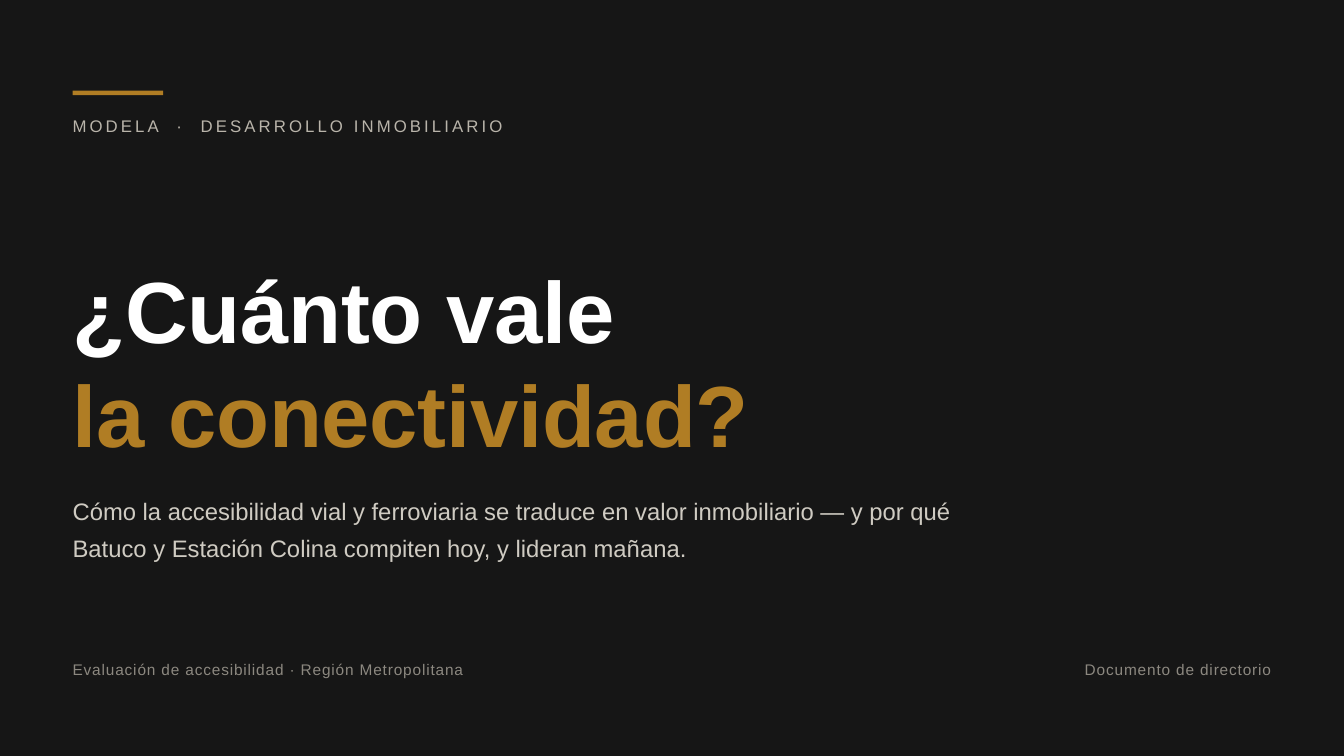
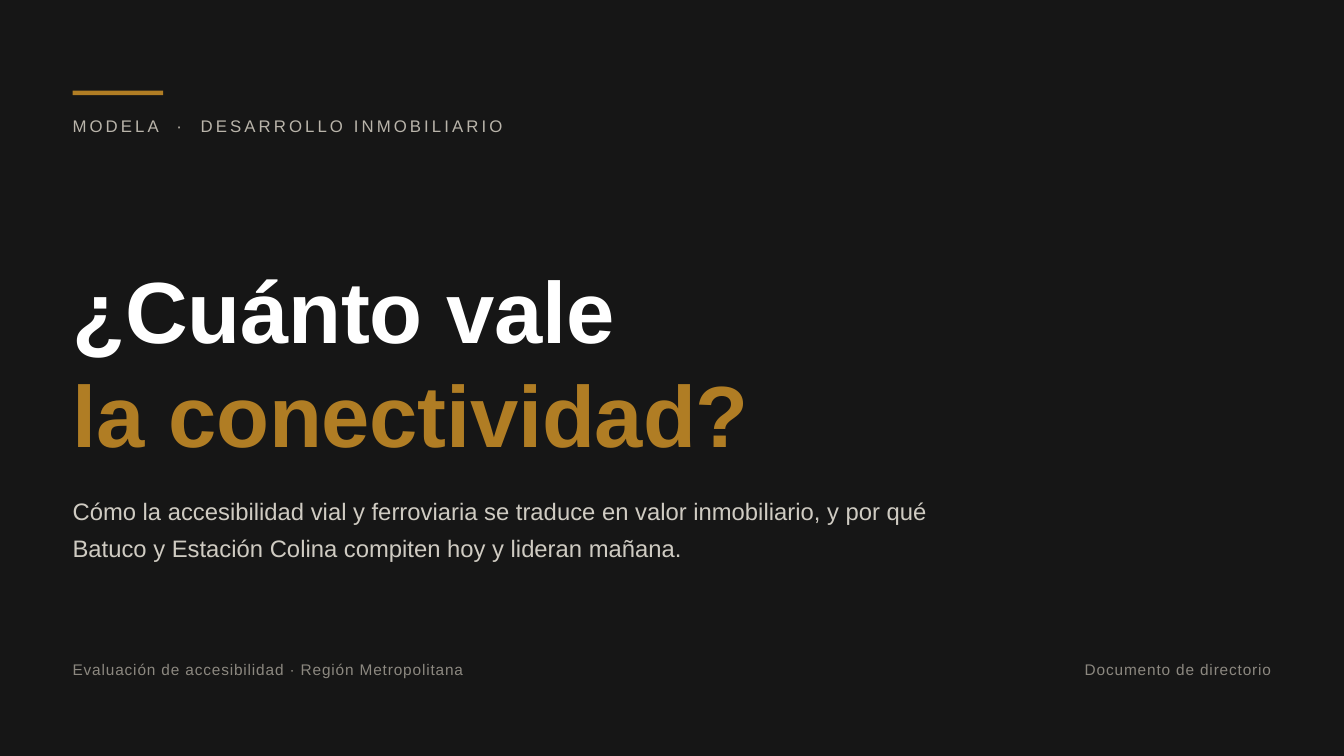
Before and after one commit to modela-simulador/modela-simulador, a slide deck: slide 1 of public/conectividad/Conectividad-Modela.pptx. Drawn at 1344x756 pixels with LibreOffice and Linux fonts; fonts in the diff are those of the drawing. Boxes give left, top, right and bottom in pixels: in the first picture for what was removed or moved away, otherwise in the second. Text is boxed around its words. In the diff, an @@ line names an element or a change of style, - is before the commit and + after.

```diff
--- a/public/conectividad/Conectividad-Modela.pptx
+++ b/public/conectividad/Conectividad-Modela.pptx
@@ text at [73,502,927,562]: text changed @@
-Cómo la accesibilidad vial y ferroviaria se traduce en valor inmobiliario — y por qué Batuco y Estación Colina compiten hoy, y lideran mañana.
+Cómo la accesibilidad vial y ferroviaria se traduce en valor inmobiliario, y por qué Batuco y Estación Colina compiten hoy y lideran mañana.
```
Also in this commit, not shown: 14 other slides changed, 3 slides added, 4 slides removed, 39 other files.
